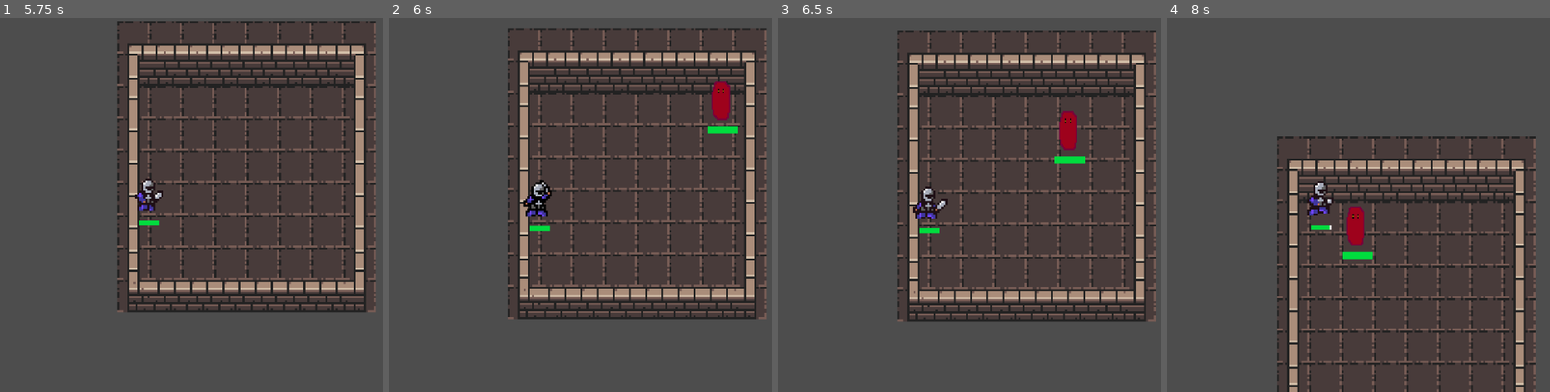
Above: before the commit, frames 1-4 (left to right).
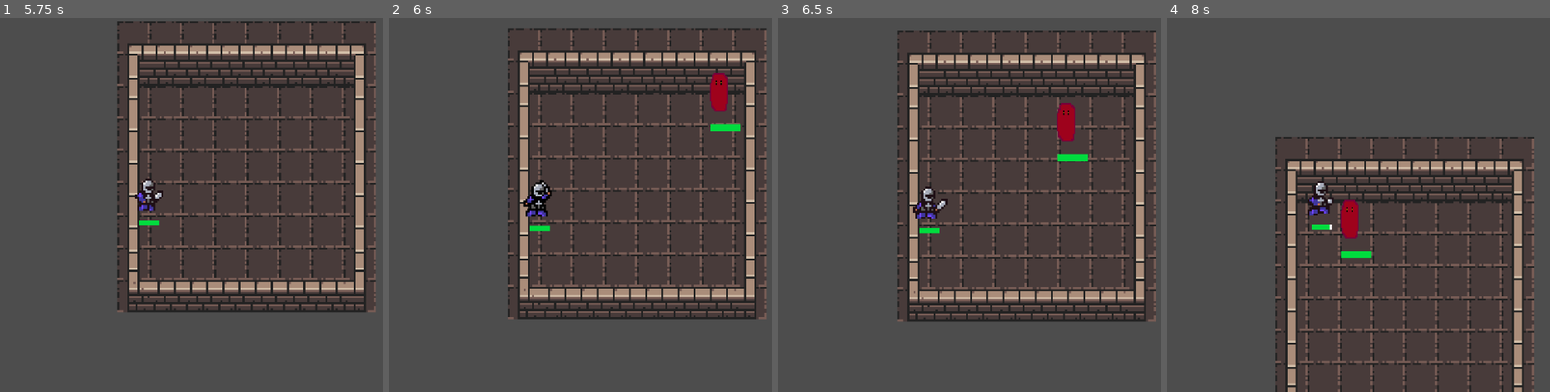
Above: after the commit, the same moments.

Repository: Lukas74m/gae_ca2
Game: Godot game, scene res://scenes/mainMenu/Main_Menu.tscn
Same seed, same stepped clock (60 frames per second), same inputs: the game is played once before the commit and once after it.
Inputs (mouse positions are in pixels of both pictures, inside the frame that each line leads up to):
- Up to frame 1 (5.75 s): click "Spielen" at 0.5 s; move the mouse to (294, 186) at 1.27 s; hold Q (attack) 1.28-2.03 s; move the mouse to (15, 223) at 2.02 s; tap E (dash) at 2.1, 3.6, 5.1 s; move the mouse to (214, 122) at 2.77 s; hold Q (attack) 2.78-3.53 s; move the mouse to (114, 279) at 3.52 s; move the mouse to (348, 261) at 4.27 s; hold Q (attack) 4.28-5.03 s; move the mouse to (outside the picture) at 5.02 s
- Up to frame 2 (6 s): move the mouse to (572, 205) at 5.77 s; hold Q (attack) from 5.78 s (still down)
- Up to frame 3 (6.5 s): keep holding Q (attack)
- Up to frame 4 (8 s): move the mouse to (1216, 111) at 6.52 s; release Q (attack) at 6.53 s; tap E (dash) at 6.6 s; move the mouse to (1461, 186) at 7.27 s; hold Q (attack) from 7.28 s (still down)

Frame 1 is identical in both runs. In frame 2, 0.5% of the frame differs, in the area x 83-92%, y 14-31%; in frame 3, 0.5%; in frame 4, 10%, in the area x 28-97%, y 31-100%.

Commit message:
Added own scenes for enemies (child scenes of enemyBase)

Diff:
--- a/gae-ca2/resources/enemies/slime.tres
+++ b/gae-ca2/resources/enemies/orc.tres
@@ -4,7 +4,7 @@
 
 [resource]
 script = ExtResource("1_6pnpc")
-texture = "res://assets/enemies/pixil-frame-0 (6).png"
+name = "Orc"
 max_health = 50
 movement_speed = 50.0
 attack_range = 15.0
--- a/gae-ca2/resources/level/level_1.tres
+++ b/gae-ca2/resources/level/level_1.tres
@@ -7,7 +7,7 @@
 current_level = 1
 level_wave_size = 3
 enemy_composition = {
-"slime": 3
+"Orc": 3
 }
 spawn_frequency = 5
 level_boss = "GogginsDavid"
--- a/gae-ca2/scenes/enemies/EnemyBase.tscn
+++ b/gae-ca2/scenes/enemies/EnemyBase.tscn
@@ -1,10 +1,7 @@
-[gd_scene load_steps=4 format=3 uid="uid://41vujg0qkyqh"]
+[gd_scene load_steps=3 format=3 uid="uid://41vujg0qkyqh"]
 
 [ext_resource type="Script" uid="uid://cm1uthi3tiifq" path="res://scripts/enemies/enemy_base.gd" id="1_ifgcn"]
 [ext_resource type="PackedScene" uid="uid://c4s7ucak0uoa0" path="res://scenes/components/Health.tscn" id="2_0gelj"]
-
-[sub_resource type="CircleShape2D" id="CircleShape2D_0gelj"]
-radius = 46.6667
 
 [node name="Enemies" type="CharacterBody2D"]
 scale = Vector2(0.3, 0.3)
@@ -15,7 +12,3 @@
 [node name="Sprite2D" type="Sprite2D" parent="."]
 position = Vector2(8, 10)
 scale = Vector2(2, 2.465)
-
-[node name="CollisionShape2D" type="CollisionShape2D" parent="."]
-position = Vector2(0, 6.66667)
-shape = SubResource("CircleShape2D_0gelj")
--- /dev/null
+++ b/gae-ca2/scenes/enemies/Enemy_Orc.tscn
@@ -0,0 +1,17 @@
+[gd_scene load_steps=4 format=3 uid="uid://b8ok3sup48cry"]
+
+[ext_resource type="PackedScene" uid="uid://41vujg0qkyqh" path="res://scenes/enemies/EnemyBase.tscn" id="1_pfjf4"]
+[ext_resource type="Texture2D" uid="uid://c4vq0nrns5kti" path="res://assets/enemies/pixil-frame-0 (6).png" id="2_2ymwm"]
+
+[sub_resource type="CircleShape2D" id="CircleShape2D_p15uk"]
+radius = 41.2311
+
+[node name="Enemy_Orc" instance=ExtResource("1_pfjf4")]
+
+[node name="Sprite2D" parent="." index="1"]
+position = Vector2(4.76837e-07, 9.53674e-07)
+texture = ExtResource("2_2ymwm")
+
+[node name="CollisionShape2D" type="CollisionShape2D" parent="." index="2"]
+shape = SubResource("CircleShape2D_p15uk")
+debug_color = Color(0.906051, 0.113516, 0.687782, 0.42)
--- a/gae-ca2/scripts/enemies/enemy_base.gd
+++ b/gae-ca2/scripts/enemies/enemy_base.gd
@@ -20,8 +20,6 @@
 var attack_cooldown_timer: float = 0.0
 
 func _ready():
-	var texture = load(enemy_resource.texture)
-	enemy_visual.texture = texture
 	max_health = enemy_resource.max_health
 	movement_speed = enemy_resource.movement_speed
 	attack_range = enemy_resource.attack_range
--- a/gae-ca2/scripts/manager/enemy_manager.gd
+++ b/gae-ca2/scripts/manager/enemy_manager.gd
@@ -3,23 +3,30 @@
 
 
 @export var enemy_configs: Array[EnemyResource]
-var enemy_base_scene = preload("res://scenes/enemies/EnemyBase.tscn")
+
 var enemy_resources = []
+var enemy_scenes = []
+
 
 func _ready():
-
+	load_enemy_scenes()
 	load_enemy_resources()
 
 
+func load_enemy_scenes():
+	enemy_scenes = {
+		"Orc": preload("res://scenes/enemies/Enemy_Orc.tscn")
+	}
+
 func load_enemy_resources():
 	enemy_resources = {
-		"slime": preload("res://resources/enemies/slime.tres")
+		"Orc": preload("res://resources/enemies/orc.tres")
 	}
 
 
-func spawn_enemy(enemy):
-	var enemy_object = enemy_base_scene.instantiate()
-	enemy_object.enemy_resource = enemy_resources[enemy]
+func spawn_enemy(enemy_name: String):
+	var enemy_object = enemy_scenes[enemy_name].instantiate()
+	enemy_object.enemy_resource = enemy_resources[enemy_name]
 	enemy_object.global_position = Vector2(0, 0)
 	enemy_object.add_to_group("enemies")
 	add_child(enemy_object)
--- a/gae-ca2/scripts/manager/enemy_resource.gd
+++ b/gae-ca2/scripts/manager/enemy_resource.gd
@@ -1,7 +1,7 @@
 extends Resource
 class_name EnemyResource
 
-@export var texture: String
+@export var name: String
 @export var max_health: int
 @export var movement_speed: float
 @export var attack_range: float
Binary file removed: gae-ca2/assets/enemies/Unbenannt.png
Not shown, removed: gae-ca2/assets/enemies/Unbenannt.png.import
